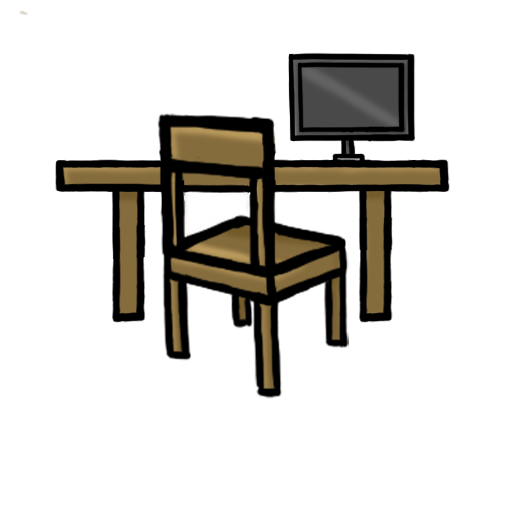
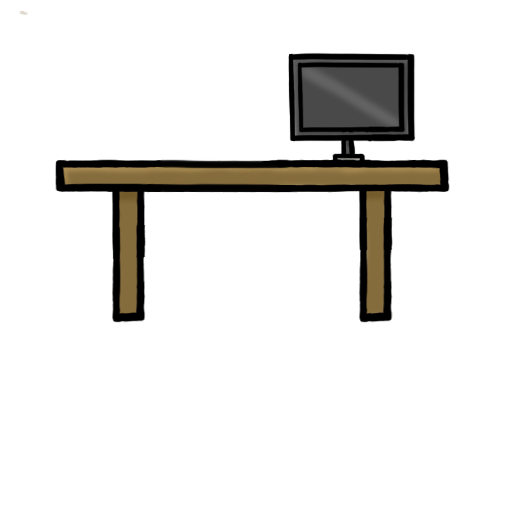
Layered file, before and after one edit (w=512, h=512). Changes by layer:
painted on "Layer 2" over [145, 113, 349, 399]
painted on "Layer 3" over [145, 115, 349, 399]
